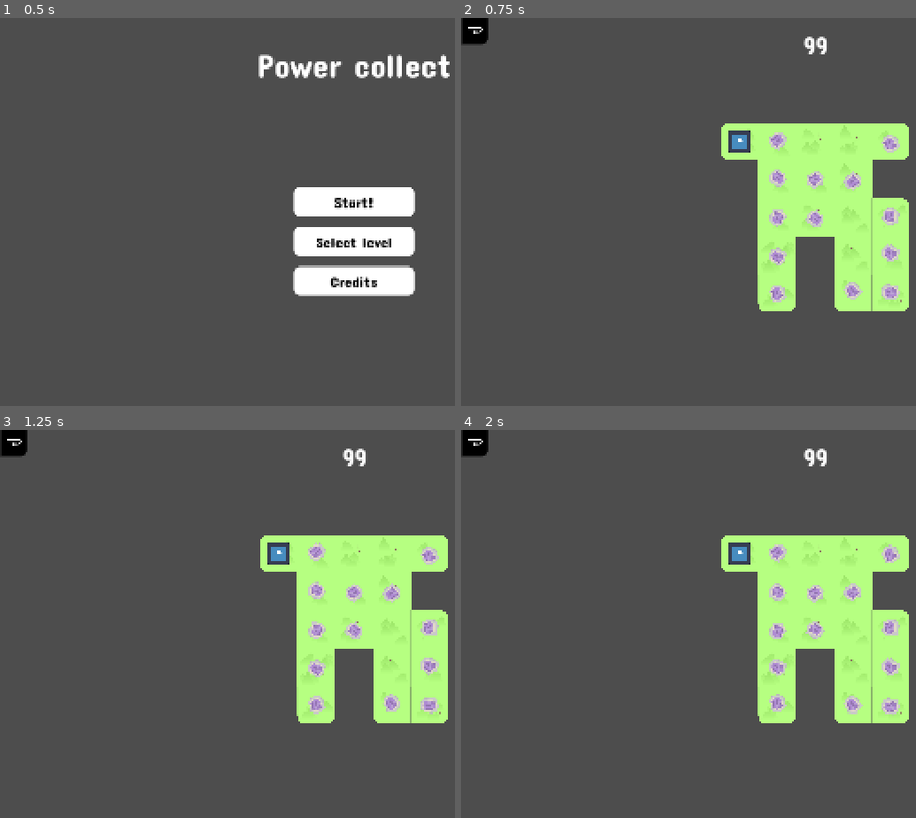
Above: before the commit, frames 1-4 (two rows, left to right).
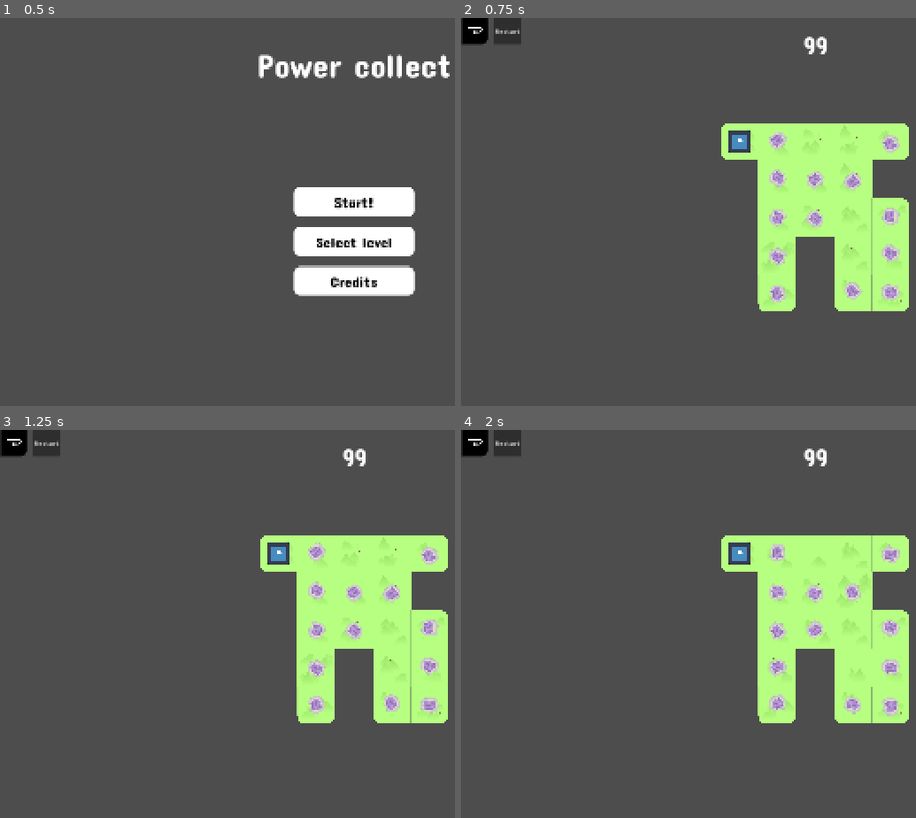
Above: after the commit, the same moments.

Repository: Sergueille/Collector
Game: Godot game, scene res://UI/menu_ui.tscn
Two runs of this game, one before a commit and one after it. Both use one fixed random seed, a clock stepped at 60 frames per second and the inputs below. The engine's default icon, where the game draws it, is replaced by a stand-in: a white triangle on a blue panel in a dark square.
Inputs (mouse positions are in pixels of both pictures, inside the frame that each line leads up to):
- Up to frame 1 (0.5 s): no input
- Up to frame 2 (0.75 s): click "Start!" at 0.5 s
- Up to frame 3 (1.25 s): no input
- Up to frame 4 (2 s): click (506, 441) at 1.25 s, where only the run after the commit has a clickable "Restart"

Frame 1 is identical in both runs. In frame 2, 0.4% of the frame differs, in the area x 7-14%, y 0-7%; in frame 3, 0.4%; in frame 4, 1.2%, in the area x 7-97%, y 0-74%.

Commit message:
ajout bouton

Diff:
--- a/UI/in_game_ui_control_menu.gd
+++ b/UI/in_game_ui_control_menu.gd
@@ -4,3 +4,8 @@
 func _on_go_back_menu_button_pressed() -> void:
 	SceneSwitcher.go_to_level(ResourceLoader.load("res://UI/menu_ui.tscn").instantiate())
 	get_tree().change_scene_to_file("res://UI/level_selection.tscn")
+
+
+func _on_restart_button_pressed() -> void:
+	var level = LevelParser.createMapFromFile("levels/niveau1.txt")
+	SceneSwitcher.go_to_level(level)
--- a/UI/ingame_ui.tscn
+++ b/UI/ingame_ui.tscn
@@ -17,7 +17,7 @@
 bg_color = Color(0.15, 0.15, 0.15, 1)
 corner_radius_bottom_right = 15
 
-[node name="IngameUI" type="Control" node_paths=PackedStringArray("items", "move_count_label")]
+[node name="IngameUI2" type="Control" node_paths=PackedStringArray("items", "move_count_label")]
 layout_mode = 3
 anchors_preset = 15
 anchor_right = 1.0
@@ -67,8 +67,8 @@
 
 [node name="Control" type="Control" parent="."]
 anchors_preset = 0
-offset_right = 166.0
-offset_bottom = 130.0
+offset_right = 159.0
+offset_bottom = 68.0
 script = ExtResource("5_3gw13")
 
 [node name="GoBackMenuButton" type="Button" parent="Control"]
@@ -85,4 +85,12 @@
 icon_alignment = 1
 expand_icon = true
 
+[node name="RestartButton" type="Button" parent="Control"]
+layout_mode = 0
+offset_left = 73.0
+offset_right = 138.0
+offset_bottom = 60.0
+text = "Restart"
+
 [connection signal="pressed" from="Control/GoBackMenuButton" to="Control" method="_on_go_back_menu_button_pressed"]
+[connection signal="pressed" from="Control/RestartButton" to="Control" method="_on_restart_button_pressed"]
